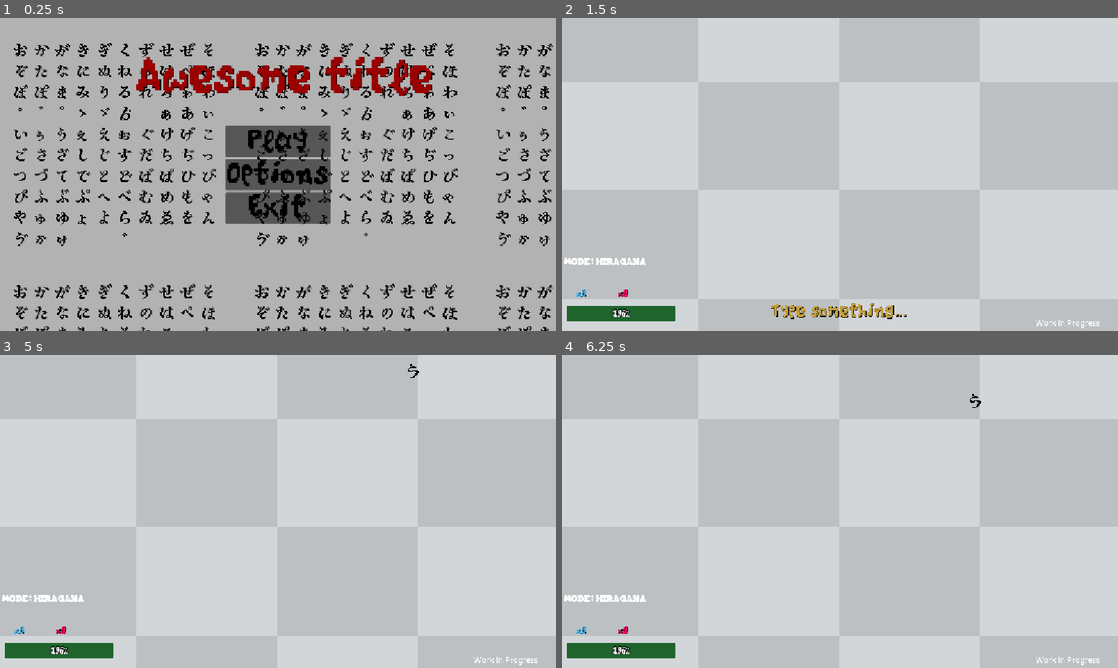
Above: before the commit, frames 1-4 (two rows, left to right).
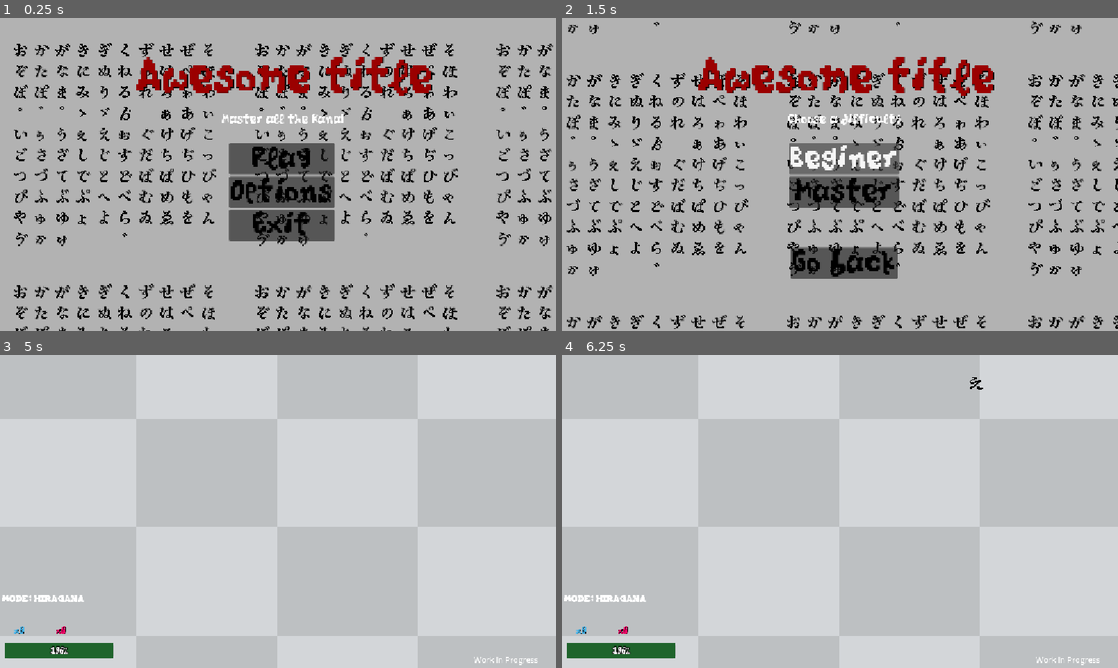
Above: after the commit, the same moments.

Repository: 6iovani/KanaGame
Game: Godot game, scene res://main_menu.tscn
Two runs of this game, one before a commit and one after it. Both use one fixed random seed, a clock stepped at 60 frames per second and the inputs below.
Inputs (mouse positions are in pixels of both pictures, inside the frame that each line leads up to):
- Up to frame 1 (0.25 s): no input
- Up to frame 2 (1.5 s): click "Play" at 0.5 s; click "Hiragana" at 1.25 s
- Up to frame 3 (5 s): click (283, 495) at 2 s, where only the run after the commit has a clickable "Beginer"; tap Enter at 2.75, 3.6, 4.25 s; tap Backspace at 2.85 s; tap Space at 3.5 s; tap Keypad Enter at 4.35 s
- Up to frame 4 (6.25 s): tap Space at 5 s; tap Backspace at 5.1 s; tap Enter at 5.85 s

The runs differ from the first frame. In frame 1, 4.9% of the frame differs, in the area x 39-62%, y 30-72%; in frame 2, 59%, in the area x 0-100%, y 0-100%; in frame 3, less than 0.1%; in frame 4, less than 0.1%.

Commit message:
+ functional difficulty buttons, no value manipulation yet

Diff:
--- a/GameState.gd
+++ b/GameState.gd
@@ -1,3 +1,4 @@
 extends Node
 
 var selected_mode:String
+var selected_difficulty:String
--- a/Main.tscn
+++ b/Main.tscn
@@ -111,7 +111,6 @@
 autowrap_mode = 2
 
 [node name="pause_menu" parent="." unique_id=1619959595 instance=ExtResource("6_3dxm6")]
-process_mode = 3
 
 [connection signal="timeout" from="difficulty_timer" to="." method="_on_difficulty_timer_timeout"]
 
--- a/main_menu.gd
+++ b/main_menu.gd
@@ -1,6 +1,5 @@
 extends Control
 
-signal mode_selected(mode:String)
 
 func _on_play_button_pressed()-> void:
 	print("pressed play")
@@ -14,6 +13,8 @@
 	$"UI container/VBoxContainer/both_modes_button".show()
 	$"UI container/back_button".show()
 
+	$"UI container/comment_label".text = "Which kana do you want to learn?"
+
 func _on_options_button_pressed() -> void:
 	print("pressed options")
 
@@ -26,33 +27,58 @@
 func _on_hiragana_button_pressed() -> void:
 	print("hiragana button pressed")
 
-	mode_selected.emit("hiragana")
 	GameState.selected_mode = "hiragana"
 
-	get_tree().change_scene_to_file("res://Main.tscn")
+	$"UI container/VBoxContainer/hiragana_button".hide()
+	$"UI container/VBoxContainer/katakana_button".hide()
+	$"UI container/VBoxContainer/both_modes_button".hide()
 
+	$"UI container/VBoxContainer/normal_mode_button".show()
+	$"UI container/VBoxContainer/hard_mode_button".show()
+
+	$"UI container/back_button".hide()
+	$"UI container/back_button2".show()
+
+	$"UI container/comment_label".text = "Choose a difficulty"
 
 
 func _on_katakana_button_pressed() -> void:
 	print("katakana button pressed")
 
-	mode_selected.emit("katakana")
 	GameState.selected_mode = "katakana"
 
-	get_tree().change_scene_to_file("res://Main.tscn")
+	$"UI container/VBoxContainer/hiragana_button".hide()
+	$"UI container/VBoxContainer/katakana_button".hide()
+	$"UI container/VBoxContainer/both_modes_button".hide()
+
+	$"UI container/VBoxContainer/normal_mode_button".show()
+	$"UI container/VBoxContainer/hard_mode_button".show()
+
+	$"UI container/back_button".hide()
+	$"UI container/back_button2".show()
+
+	$"UI container/comment_label".text = "Choose a difficulty"
 
 
 func _on_both_modes_button_pressed() -> void:
 	print("both button pressed")
 
-	mode_selected.emit("hiragana + katakana")
 	GameState.selected_mode = "hiragana + katakana"
 
-	get_tree().change_scene_to_file("res://Main.tscn")
+	$"UI container/VBoxContainer/hiragana_button".hide()
+	$"UI container/VBoxContainer/katakana_button".hide()
+	$"UI container/VBoxContainer/both_modes_button".hide()
+
+	$"UI container/VBoxContainer/normal_mode_button".show()
+	$"UI container/VBoxContainer/hard_mode_button".show()
+
+	$"UI container/back_button".hide()
+	$"UI container/back_button2".show()
+
+	$"UI container/comment_label".text = "Choose a difficulty"
 
 
 func _on_back_button_pressed() -> void:
-
 	$"UI container/VBoxContainer/play_button".show()
 	$"UI container/VBoxContainer/options_button".show()
 	$"UI container/VBoxContainer/exit_button".show()
@@ -60,4 +86,29 @@
 	$"UI container/VBoxContainer/hiragana_button".hide()
 	$"UI container/VBoxContainer/katakana_button".hide()
 	$"UI container/VBoxContainer/both_modes_button".hide()
+
 	$"UI container/back_button".hide()
+
+	$"UI container/comment_label".text = "Master all the Kana!"
+
+func _on_back_button_2_pressed() -> void:
+	$"UI container/VBoxContainer/normal_mode_button".hide()
+	$"UI container/VBoxContainer/hard_mode_button".hide()
+
+	$"UI container/VBoxContainer/hiragana_button".show()
+	$"UI container/VBoxContainer/katakana_button".show()
+	$"UI container/VBoxContainer/both_modes_button".show()
+
+
+	$"UI container/back_button2".hide()
+	$"UI container/back_button".show()
+
+	$"UI container/comment_label".text = "Which kana do you want to learn?"
+
+func _on_normal_mode_button_pressed() -> void:
+	GameState.selected_difficulty= "normal"
+	get_tree().change_scene_to_file("res://Main.tscn")
+
+func _on_hard_mode_button_pressed() -> void:
+	GameState.selected_difficulty= "normal"
+	get_tree().change_scene_to_file("res://Main.tscn")
--- a/main_menu.tscn
+++ b/main_menu.tscn
@@ -84,6 +84,18 @@
 theme_override_font_sizes/font_size = 90
 text = " Awesome title"
 
+[node name="comment_label" type="Label" parent="UI container" unique_id=668237932]
+layout_mode = 0
+offset_left = 278.0
+offset_top = 169.0
+offset_right = 894.0
+offset_bottom = 251.0
+theme_override_fonts/font = ExtResource("4_jix8l")
+theme_override_font_sizes/font_size = 25
+text = "Master all the Kana!"
+horizontal_alignment = 1
+vertical_alignment = 1
+
 [node name="VBoxContainer" type="VBoxContainer" parent="UI container" unique_id=1250145502]
 layout_mode = 1
 anchors_preset = 8
@@ -91,10 +103,10 @@
 anchor_top = 0.5
 anchor_right = 0.5
 anchor_bottom = 0.5
-offset_left = -109.0
-offset_top = -101.5
-offset_right = 109.0
-offset_bottom = 101.5
+offset_left = -101.0
+offset_top = -65.0
+offset_right = 117.0
+offset_bottom = 138.0
 grow_horizontal = 2
 grow_vertical = 2
 
@@ -167,14 +179,55 @@
 action_mode = 0
 text = "Both"
 
+[node name="normal_mode_button" type="Button" parent="UI container/VBoxContainer" unique_id=2023615644]
+visible = false
+custom_minimum_size = Vector2(148, 0)
+layout_mode = 2
+theme_override_colors/font_color = Color(0, 0, 0, 1)
+theme_override_colors/font_hover_color = Color(0.96035105, 0.96035105, 0.96035093, 1)
+theme_override_colors/font_outline_color = Color(0, 0, 0, 1)
+theme_override_fonts/font = ExtResource("4_jix8l")
+theme_override_font_sizes/font_size = 60
+action_mode = 0
+text = "Beginer"
+
+[node name="hard_mode_button" type="Button" parent="UI container/VBoxContainer" unique_id=1413842980]
+visible = false
+custom_minimum_size = Vector2(148, 0)
+layout_mode = 2
+theme_override_colors/font_color = Color(0, 0, 0, 1)
+theme_override_colors/font_hover_color = Color(0.96035105, 0.96035105, 0.96035093, 1)
+theme_override_colors/font_outline_color = Color(0, 0, 0, 1)
+theme_override_fonts/font = ExtResource("4_jix8l")
+theme_override_font_sizes/font_size = 60
+action_mode = 0
+text = "Master
+"
+
 [node name="back_button" type="Button" parent="UI container" unique_id=276157789]
 visible = false
 custom_minimum_size = Vector2(148, 0)
 layout_mode = 0
-offset_left = 468.0
-offset_top = 462.0
-offset_right = 690.0
-offset_bottom = 527.0
+offset_left = 474.0
+offset_top = 474.0
+offset_right = 696.0
+offset_bottom = 539.0
+theme_override_colors/font_color = Color(0, 0, 0, 1)
+theme_override_colors/font_hover_color = Color(0.96035105, 0.96035105, 0.96035093, 1)
+theme_override_colors/font_outline_color = Color(0, 0, 0, 1)
+theme_override_fonts/font = ExtResource("4_jix8l")
+theme_override_font_sizes/font_size = 60
+action_mode = 0
+text = "Go back"
+
+[node name="back_button2" type="Button" parent="UI container" unique_id=1078330384]
+visible = false
+custom_minimum_size = Vector2(148, 0)
+layout_mode = 0
+offset_left = 474.0
+offset_top = 475.0
+offset_right = 696.0
+offset_bottom = 540.0
 theme_override_colors/font_color = Color(0, 0, 0, 1)
 theme_override_colors/font_hover_color = Color(0.96035105, 0.96035105, 0.96035093, 1)
 theme_override_colors/font_outline_color = Color(0, 0, 0, 1)
@@ -189,4 +242,7 @@
 [connection signal="pressed" from="UI container/VBoxContainer/hiragana_button" to="." method="_on_hiragana_button_pressed"]
 [connection signal="pressed" from="UI container/VBoxContainer/katakana_button" to="." method="_on_katakana_button_pressed"]
 [connection signal="pressed" from="UI container/VBoxContainer/both_modes_button" to="." method="_on_both_modes_button_pressed"]
+[connection signal="pressed" from="UI container/VBoxContainer/normal_mode_button" to="." method="_on_normal_mode_button_pressed"]
+[connection signal="pressed" from="UI container/VBoxContainer/hard_mode_button" to="." method="_on_hard_mode_button_pressed"]
 [connection signal="pressed" from="UI container/back_button" to="." method="_on_back_button_pressed"]
+[connection signal="pressed" from="UI container/back_button2" to="." method="_on_back_button_2_pressed"]
